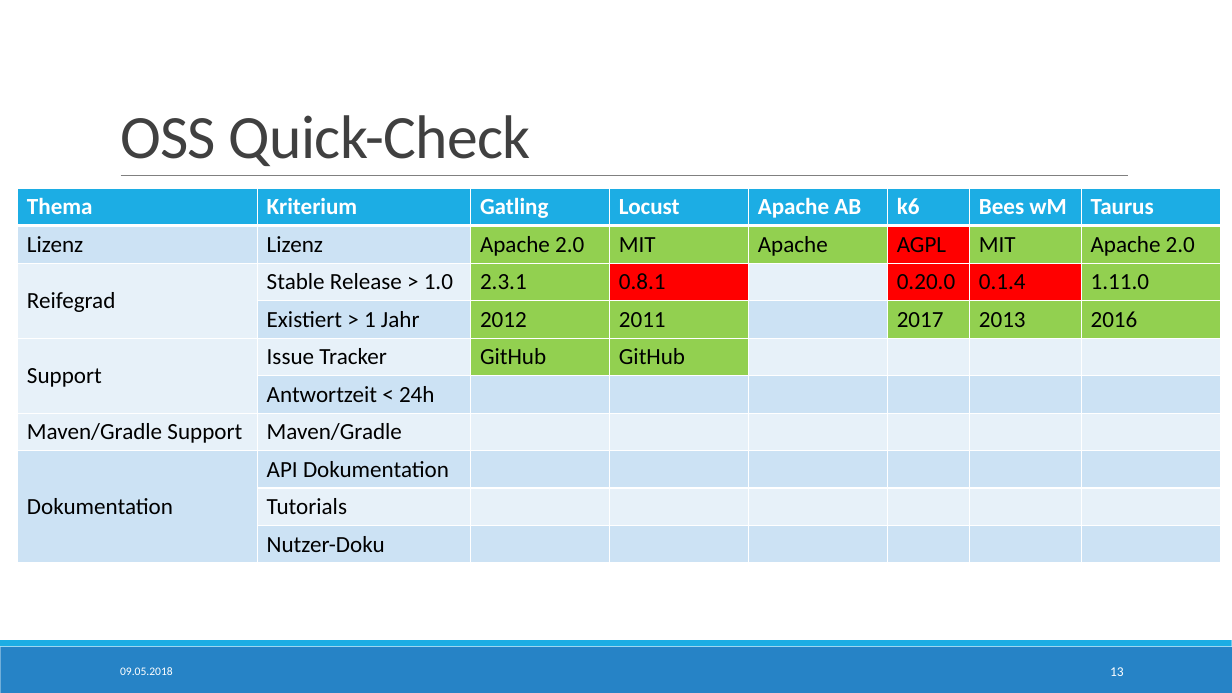
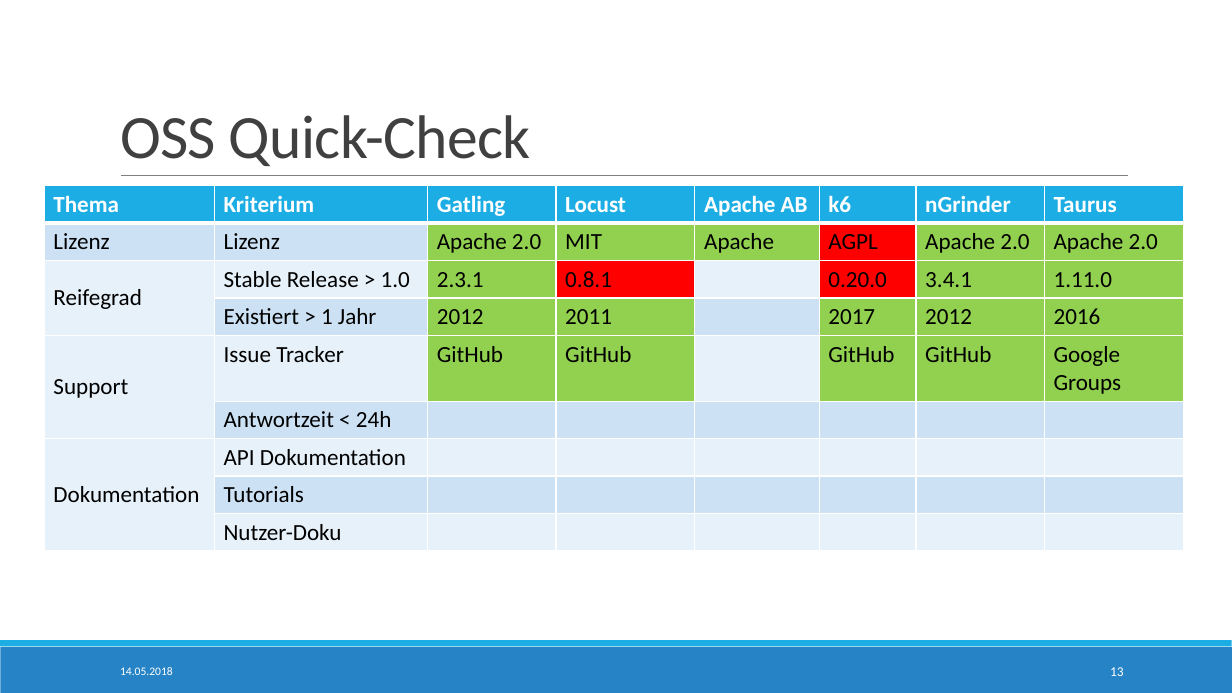
Before and after one commit to StTraeger/sqs-car-webservice, a slide deck: slide 13 of LoadTesting.pptx. Drawn at 1232x693 pixels with LibreOffice and Linux fonts; fonts in the diff are those of the drawing. Boxes give left, top, right and bottom in pixels: in the first picture for what was removed or moved away, otherwise in the second. Text is boxed around its words. In the diff, an @@ line names an element or a change of style, - is before the commit and + after.

```diff
--- a/LoadTesting.pptx
+++ b/LoadTesting.pptx
@@ table at (44,186,1183,550) @@
-row 1, column 7: Bees wM
+row 1, column 7: nGrinder
-row 2, column 7: MIT
+row 2, column 7: Apache 2.0
-row 3, column 7: 0.1.4
+row 3, column 7: 3.4.1
-row 4, column 7: 2013
+row 4, column 7: 2012
-row 5: Support | Issue Tracker | GitHub | GitHub |  |  |  | 
+row 5: Support | Issue Tracker | GitHub | GitHub |  | GitHub | GitHub | Google Groups
-row 7: Maven/Gradle Support | Maven/Gradle |  |  |  |  |  | 
@@ table: place and size @@
-table at (18,189,1219,564)
+table at (44,186,1183,550)
@@ text at (120,667,173,675): text changed @@
-09.05.2018
+14.05.2018
```
Also in this commit, not shown: 14 other slides changed, 1 slide added, 1 slide removed, 11 other files.
